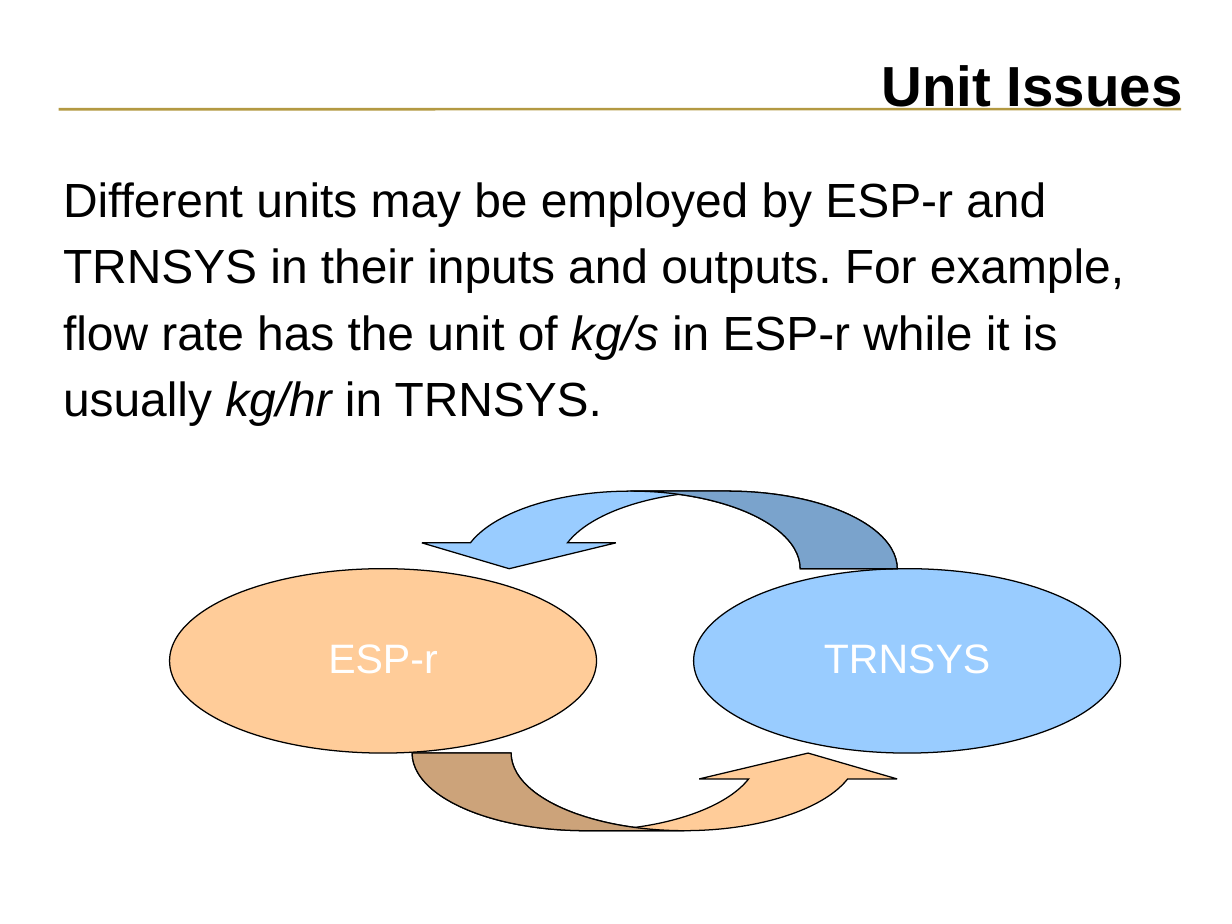
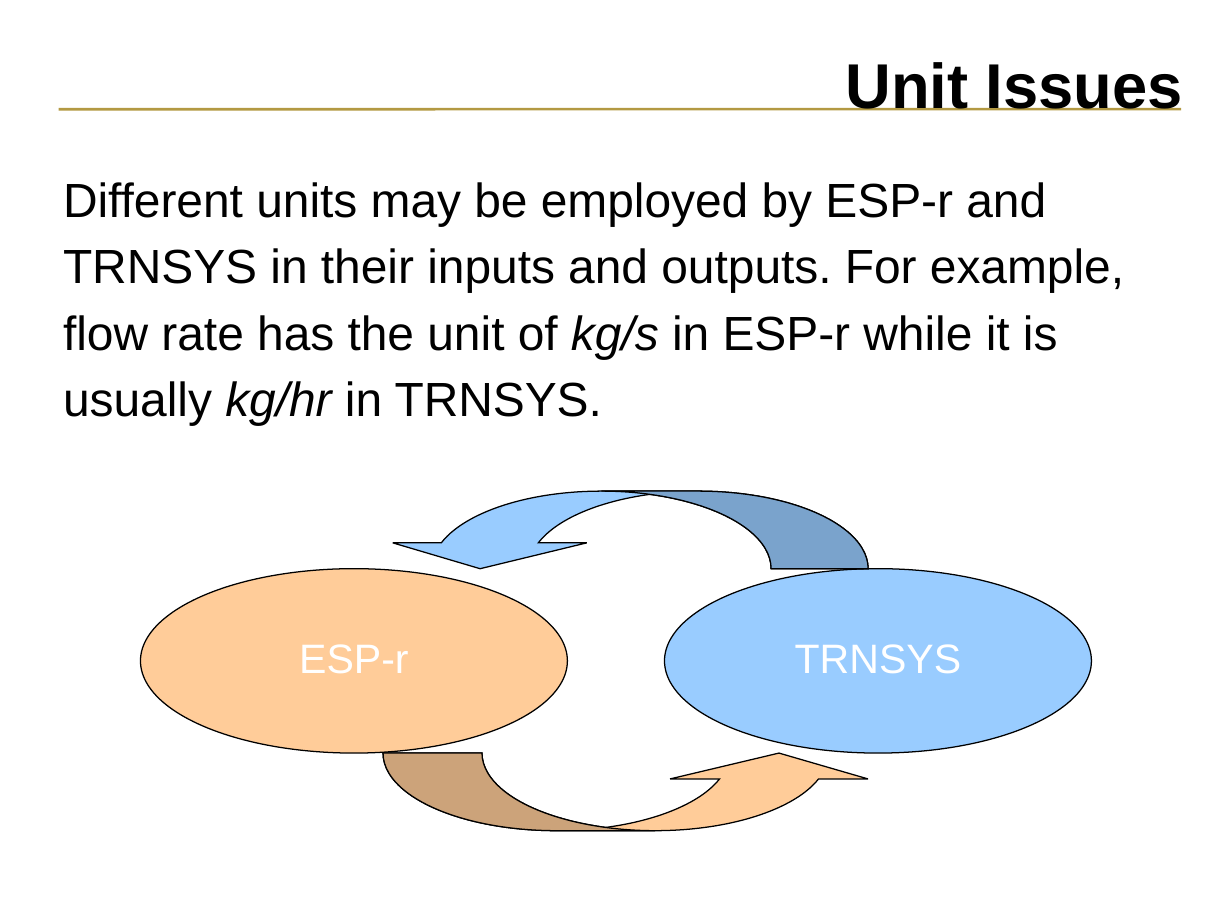
Before and after one commit to ESP-rCommunity/ESPrExtras, a slide deck: slide 22 of training/NRCan_course_materials/trnsys_coupling/trnsys_coupling.ppt. Drawn at 1232x924 pixels with LibreOffice and Linux fonts; fonts in the diff are those of the drawing. Boxes give left, top, right and bottom in pixels: in the first picture for what was removed or moved away, otherwise in the second. Text is boxed around its words. In the diff, an @@ line names an element or a change of style, - is before the commit and + after.

```diff
--- a/training/NRCan_course_materials/trnsys_coupling/trnsys_coupling.ppt
+++ b/training/NRCan_course_materials/trnsys_coupling/trnsys_coupling.ppt
@@ title "Unit Issues" at box(845, 62, 1183, 111): size 33 to 37 pt @@
@@ 2 ellipses, 2 freeform shapes: place and size @@
-2 ellipses, 2 freeform shapes at box(170, 492, 1121, 830)
+2 ellipses, 2 freeform shapes at box(140, 492, 1092, 830)
```
Also in this commit, not shown: 32 other slides changed, 11 slides added, 5 other files.
